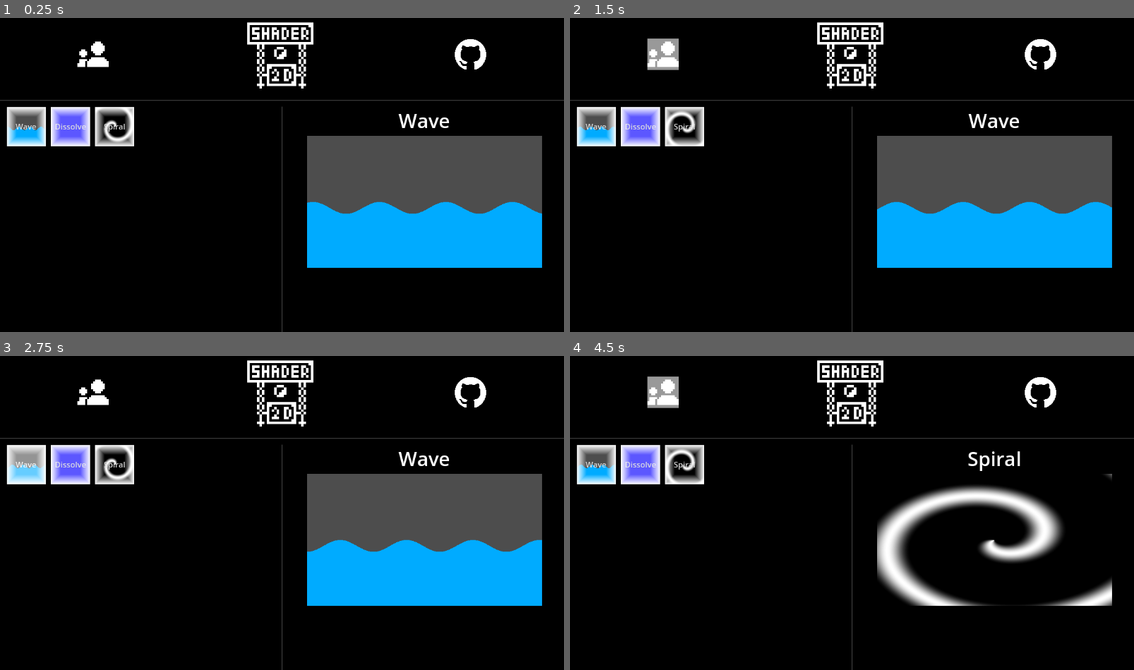
Above: before the commit, frames 1-4 (two rows, left to right).
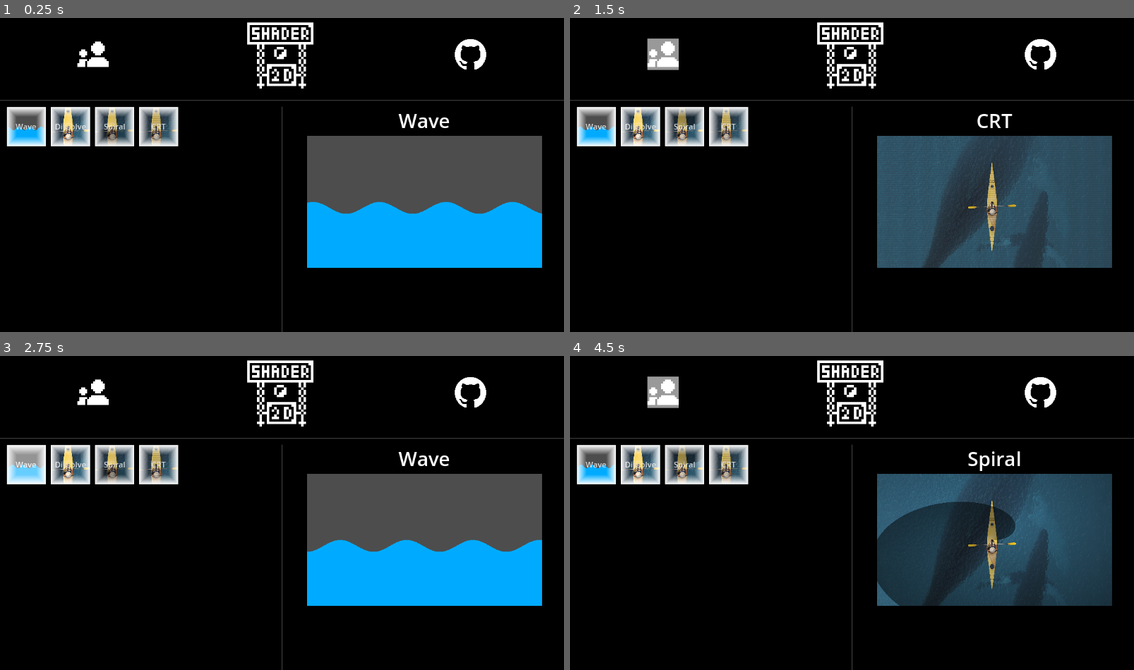
Above: after the commit, the same moments.

Repository: zhtsu/Shader2D
Game: Godot game, scene res://app/main.tscn
The game is run twice, just before and just after one commit, with the same random seed, the same clock (stepped at 60 frames per second) and the same inputs.
Inputs (mouse positions are in pixels of both pictures, inside the frame that each line leads up to):
- Up to frame 1 (0.25 s): no input
- Up to frame 2 (1.5 s): click (727, 127) at 0.5 s, where only the run after the commit has a clickable "CRT"; click (660, 55) at 1.25 s
- Up to frame 3 (2.75 s): click "Wave" at 2 s
- Up to frame 4 (4.5 s): click "Dissolve" at 2.75 s; click "Spiral" at 3.5 s; click (660, 393) at 4.25 s

The runs differ from the first frame. In frame 1, 2.2% of the frame differs, in the area x 9-32%, y 28-41%; in frame 2, 20%, in the area x 9-97%, y 28-80%; in frame 3, 2.2%; in frame 4, 20%.

Commit message:
Add CRT

Diff:
--- a/app/main.gd
+++ b/app/main.gd
@@ -6,7 +6,7 @@
 const wave_scene_res = preload("res://shaders/wave/wave.tscn")
 const dissolve_scene_res = preload("res://shaders/dissolve/dissolve.tscn")
 const spiral_scene_res = preload("res://shaders/spiral/spiral.tscn")
-
+const CRT_scene_res = preload("res://shaders/CRT/CRT.tscn")
 
 # Called when the node enters the scene tree for the first time.
 func _ready() -> void:
@@ -19,7 +19,7 @@
 	wave_slot.init_slot_data(wave_scene_res.instantiate(), "Wave")
 	wave_slot.connect("clicked", on_slot_clicked.bind(wave_scene_res.instantiate(), "Wave"))
 	slot_list.append(wave_slot)
-	# Flashlight
+	# Dissolve
 	var dissolve_slot = slot_scene_res.instantiate()
 	dissolve_slot.init_slot_data(dissolve_scene_res.instantiate(), "Dissolve")
 	dissolve_slot.connect("clicked", on_slot_clicked.bind(dissolve_scene_res.instantiate(), "Dissolve"))
@@ -29,6 +29,11 @@
 	spiral_slot.init_slot_data(spiral_scene_res.instantiate(), "Spiral")
 	spiral_slot.connect("clicked", on_slot_clicked.bind(spiral_scene_res.instantiate(), "Spiral"))
 	slot_list.append(spiral_slot)
+	# CRT
+	var CRT_slot = slot_scene_res.instantiate()
+	CRT_slot.init_slot_data(CRT_scene_res.instantiate(), "CRT")
+	CRT_slot.connect("clicked", on_slot_clicked.bind(CRT_scene_res.instantiate(), "CRT"))
+	slot_list.append(CRT_slot)
 	# Add to Grid from list
 	for slot in slot_list:
 		$VBoxContainer/ContentBox/LeftBox/GridBox/Grid.add_child(slot)
@@ -46,7 +51,7 @@
 
 
 func _on_github_button_pressed() -> void:
-	OS.shell_open("https://github.com/zhtsu/Shaders2D/")
+	OS.shell_open("https://github.com/zhtsu/Shader2D/")
 
 
 func _on_group_button_pressed() -> void:
--- /dev/null
+++ b/shaders/CRT/CRT.gdshader
@@ -0,0 +1,15 @@
+shader_type canvas_item;
+render_mode unshaded;
+
+uniform float brightness : hint_range(1.0, 1.4) = 1.0;
+
+void fragment() {
+	float uvy = 0.95 + 0.05 * cos(3.14 * (UV.y + 0.008 * TIME) * 240.0 * 1.0);
+	float scanline = clamp(uvy, 0.0, 1.0);
+	float uvx = 1.5 * cos(3.14 * UV.x * 640.0 * 1.0);
+    float grille = 0.85 + 0.15 * clamp(uvx, 0.0, 1.0);
+
+	vec4 output_color = COLOR * scanline * grille * brightness;
+
+    COLOR = output_color;
+}
--- /dev/null
+++ b/shaders/CRT/CRT.tscn
@@ -0,0 +1,26 @@
+[gd_scene load_steps=4 format=3 uid="uid://l12w4p4mmf8x"]
+
+[ext_resource type="Texture2D" uid="uid://8drrl52vbr8t" path="res://assets/test.png" id="1_etpch"]
+[ext_resource type="Shader" path="res://shaders/CRT/CRT.gdshader" id="1_m4028"]
+
+[sub_resource type="ShaderMaterial" id="ShaderMaterial_27fmu"]
+shader = ExtResource("1_m4028")
+shader_parameter/brightness = 1.0
+
+[node name="CRT" type="Control"]
+layout_mode = 3
+anchors_preset = 15
+anchor_right = 1.0
+anchor_bottom = 1.0
+grow_horizontal = 2
+grow_vertical = 2
+
+[node name="TextureRect" type="TextureRect" parent="."]
+material = SubResource("ShaderMaterial_27fmu")
+layout_mode = 1
+anchors_preset = 15
+anchor_right = 1.0
+anchor_bottom = 1.0
+grow_horizontal = 2
+grow_vertical = 2
+texture = ExtResource("1_etpch")
--- a/shaders/dissolve/dissolve.tscn
+++ b/shaders/dissolve/dissolve.tscn
@@ -1,8 +1,9 @@
-[gd_scene load_steps=3 format=3 uid="uid://cyfwyhi07tcvv"]
+[gd_scene load_steps=4 format=3 uid="uid://cyfwyhi07tcvv"]
 
+[ext_resource type="Texture2D" uid="uid://8drrl52vbr8t" path="res://assets/test.png" id="1_ia4d8"]
 [ext_resource type="Shader" path="res://shaders/dissolve/dissolve.gdshader" id="1_mgmho"]
 
-[sub_resource type="ShaderMaterial" id="ShaderMaterial_x6mcl"]
+[sub_resource type="ShaderMaterial" id="ShaderMaterial_4amlw"]
 shader = ExtResource("1_mgmho")
 shader_parameter/edge_color = Color(1, 1, 1, 1)
 shader_parameter/speed = 0.5
@@ -16,10 +17,12 @@
 grow_horizontal = 2
 grow_vertical = 2
 
-[node name="ColorRect" type="ColorRect" parent="."]
-material = SubResource("ShaderMaterial_x6mcl")
-layout_mode = 0
-offset_right = 1920.0
-offset_bottom = 1080.0
-scale = Vector2(0.6, 0.6)
-color = Color(0.360784, 0.341176, 1, 1)
+[node name="TextureRect" type="TextureRect" parent="."]
+material = SubResource("ShaderMaterial_4amlw")
+layout_mode = 1
+anchors_preset = 15
+anchor_right = 1.0
+anchor_bottom = 1.0
+grow_horizontal = 2
+grow_vertical = 2
+texture = ExtResource("1_ia4d8")
--- a/shaders/spiral/spiral.gdshader
+++ b/shaders/spiral/spiral.gdshader
@@ -1,10 +1,8 @@
 shader_type canvas_item;
 render_mode unshaded;
 
-uniform vec4 line_color : source_color = vec4(1.0);
 uniform float line_width : hint_range(0.0, 1.0) = 0.2;
 uniform float line_distance : hint_range(0.0, 1.0) = 0.5;
-uniform float line_blur : hint_range(0.01, 1.0) = 0.1;
 
 void fragment()
 {
@@ -15,9 +13,8 @@
 	float len = length(uv);
 	float offset = len + (angle / (PI * 2.0)) * line_distance;
 	float circles = mod(offset - TIME, line_distance);
-	float s1 = smoothstep(circles - line_blur, circles, line_width);
-	float s2 = smoothstep(circles, circles + line_blur, line_width);
-	vec3 color = (s1 - s2) * line_color.rgb;
 
-	COLOR = vec4(color, line_color.a);
+	vec3 color = (1.0 - circles) * COLOR.rgb;
+
+	COLOR = vec4(color, 1.0);
 }
--- a/shaders/spiral/spiral.tscn
+++ b/shaders/spiral/spiral.tscn
@@ -1,13 +1,12 @@
-[gd_scene load_steps=3 format=3 uid="uid://cmmt46wdox0o8"]
+[gd_scene load_steps=4 format=3 uid="uid://cmmt46wdox0o8"]
 
+[ext_resource type="Texture2D" uid="uid://8drrl52vbr8t" path="res://assets/test.png" id="1_6ni2k"]
 [ext_resource type="Shader" path="res://shaders/spiral/spiral.gdshader" id="1_ws4d4"]
 
-[sub_resource type="ShaderMaterial" id="ShaderMaterial_wk02v"]
+[sub_resource type="ShaderMaterial" id="ShaderMaterial_grdk0"]
 shader = ExtResource("1_ws4d4")
-shader_parameter/line_color = Color(1, 1, 1, 1)
 shader_parameter/line_width = 0.2
 shader_parameter/line_distance = 0.5
-shader_parameter/line_blur = 0.1
 
 [node name="Spiral" type="Control"]
 layout_mode = 3
@@ -17,11 +16,12 @@
 grow_horizontal = 2
 grow_vertical = 2
 
-[node name="ColorRect" type="ColorRect" parent="."]
-material = SubResource("ShaderMaterial_wk02v")
+[node name="TextureRect" type="TextureRect" parent="."]
+material = SubResource("ShaderMaterial_grdk0")
 layout_mode = 1
 anchors_preset = 15
 anchor_right = 1.0
 anchor_bottom = 1.0
 grow_horizontal = 2
 grow_vertical = 2
+texture = ExtResource("1_6ni2k")
Binary file added: assets/test.png
Not shown, added: assets/test.png.import
